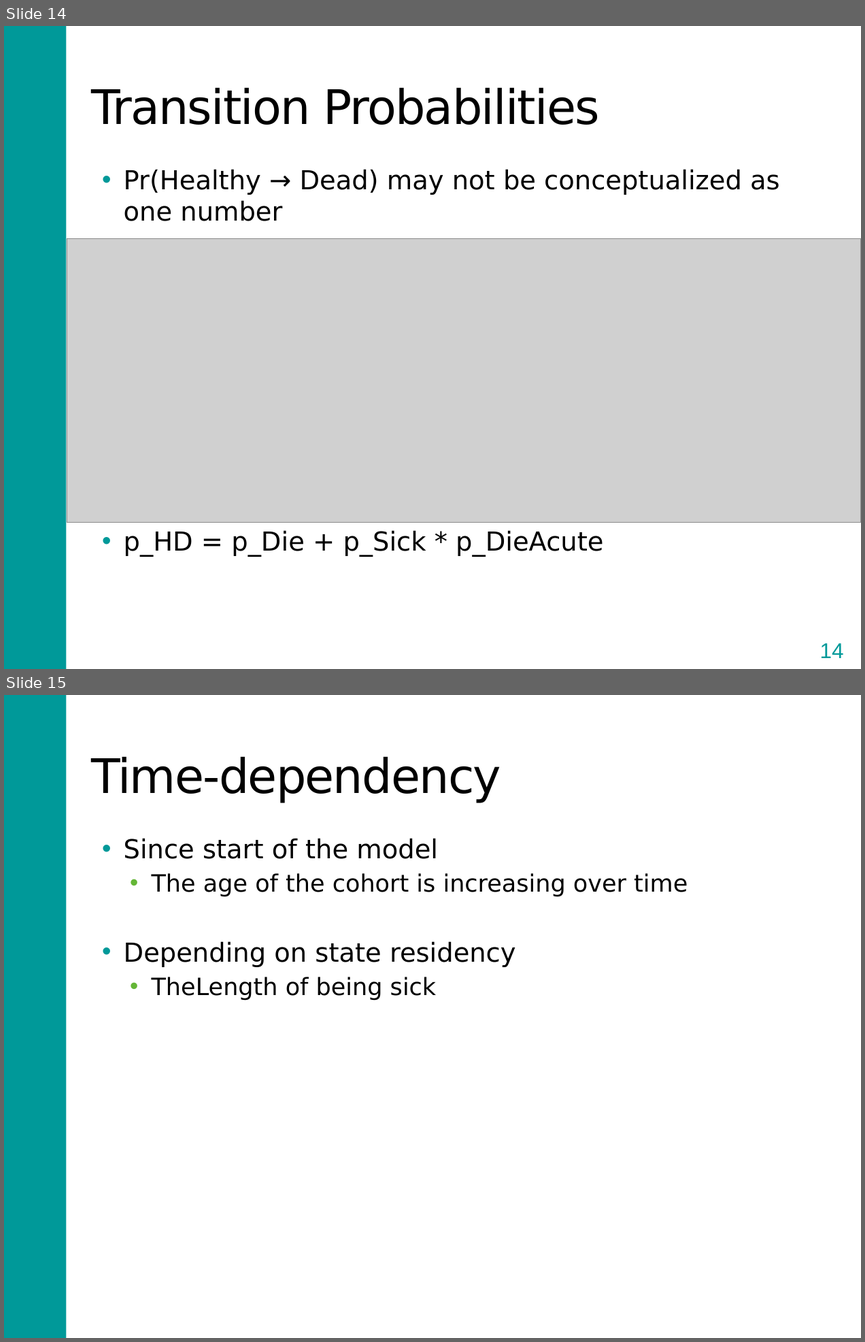
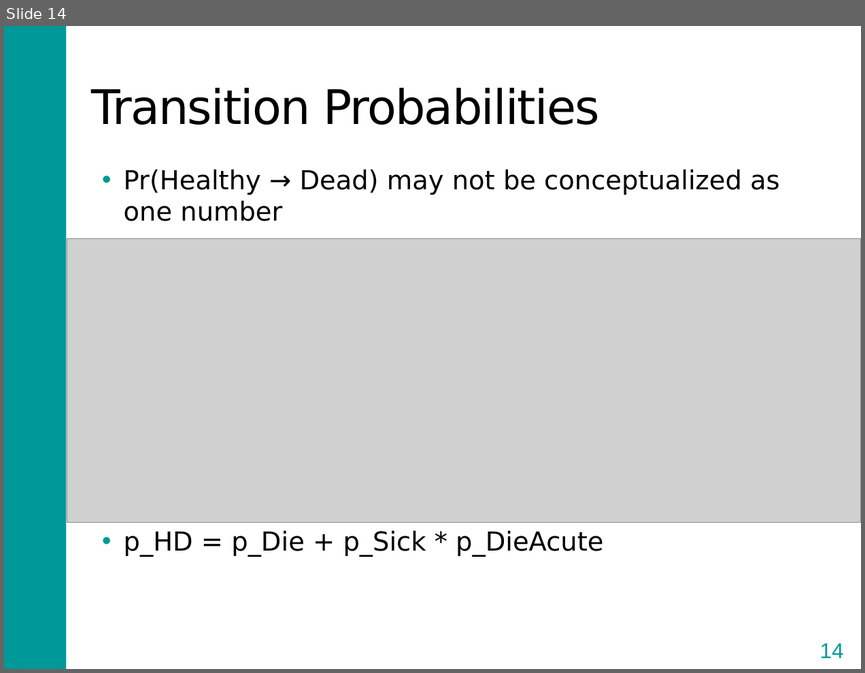
Before and after one commit to DARTH-git/Course-Modularization, a slide deck: Markov models/Slides/MarkovModelSlides.pptx. Shown one above the other, each under a label of ours: slides 14 and 15 before the commit, slide 14 after it. The pictures are 865x1342 and 865x673 pixels, drawn with LibreOffice and Linux fonts; fonts in the diff are those of the drawing; grey boxes stand for pictures. Boxes give left, top, right and bottom in pixels: in the first picture for what was removed or moved away, otherwise in the second. Text is boxed around its words. In the diff, an @@ line names an element or a change of style, - is before the commit and + after.

```diff
--- a/Markov models/Slides/MarkovModelSlides.pptx
+++ b/Markov models/Slides/MarkovModelSlides.pptx
@@ slide 15 removed at (4,695,861,1338), background #FFFFFF; not listed: 1 template element that a slide beside it also shows @@
@@ title removed at (91,756,501,803) @@
-Time-dependency
@@ text removed at (124,838,687,1000) @@
-• Since start of the model
-  • The age of the cohort is increasing over time
-• Depending on state residency
-  • TheLength of being sick
```
Also in this commit, not shown: 7 slides changed, 6 other slides removed, 43 other files.
